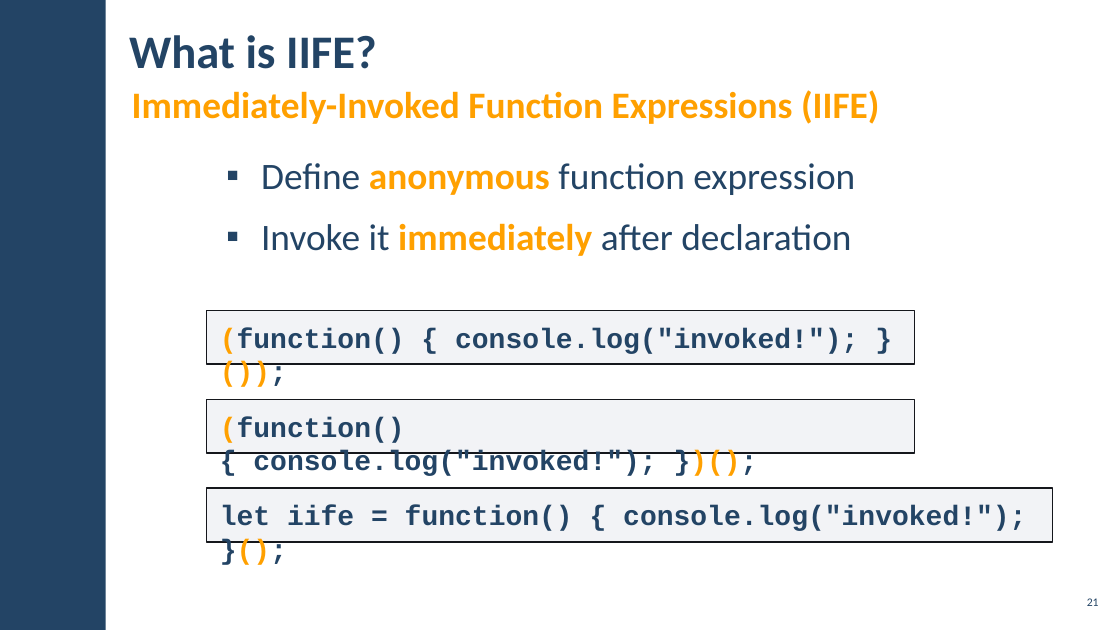
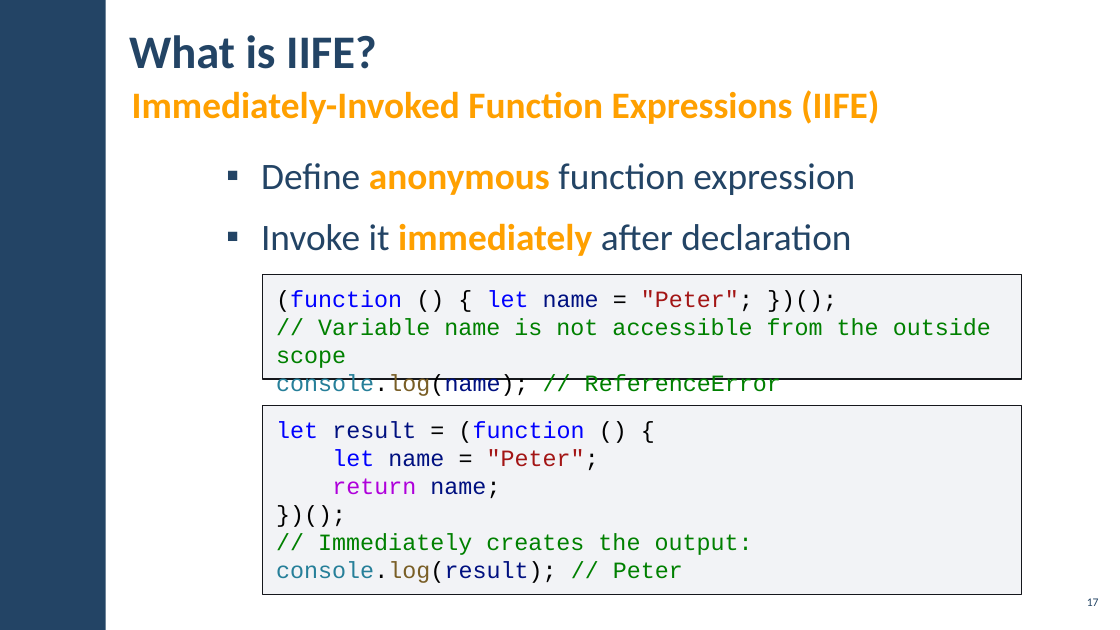
Before and after one commit to ErayErol/Software-University-Courses, a slide deck: slide 17 of JS Advanced - 2019.09.16/04. Advanced Functions/LAB/JS-Advanced-Advanced-Functions.pptx (slide 21 before the commit). Drawn at 1120x630 pixels with LibreOffice and Linux fonts; fonts in the diff are those of the drawing; background and template pictures are left out. Boxes give left, top, right and bottom in pixels: in the first picture for what was removed or moved away, otherwise in the second. Text is boxed around its words. In the diff, an @@ line names an element or a change of style, - is before the commit and + after.

```diff
--- a/JS Advanced - 2019.09.16/04. Advanced Functions/LAB/JS-Advanced-Advanced-Functions.pptx
+++ b/JS Advanced - 2019.09.16/04. Advanced Functions/LAB/JS-Advanced-Advanced-Functions.pptx
@@ rectangle "(function () { let name ...": place and size @@
-rectangle "(function () { let name ..." at (207,310,914,364)
+rectangle "(function () { let name ..." at (263,274,1022,379)
@@ text in rectangle at (276,290,991,396): text changed; size 24 to 20 pt; text colour #234465 to #008000; bold off @@
-(function() { console.log("invoked!"); }());
+(function () { let name = "Peter"; })();
+// Variable name is not accessible from the outside scope
+console.log(name); // ReferenceError
@@ rectangle removed at (207,399,914,453) @@
-(function() { console.log("invoked!"); })();
@@ rectangle "let result = (function () ...": place and size @@
-rectangle "let result = (function () ..." at (207,488,1053,542)
+rectangle "let result = (function () ..." at (263,405,1022,595)
@@ text in rectangle at (276,421,753,583): text changed; size 24 to 20 pt; text colour #234465 to #008000; bold off @@
-let iife = function() { console.log("invoked!"); }();
+let result = (function () {
+let name = "Peter";
+return name;
+})();
+// Immediately creates the output:
+console.log(result); // Peter
@@ page number at (1087,598,1099,606): text changed @@
-21
+17
```
Also in this commit, not shown: 14 other slides changed, 6 slides added, 20 slides removed, 3 other files.
